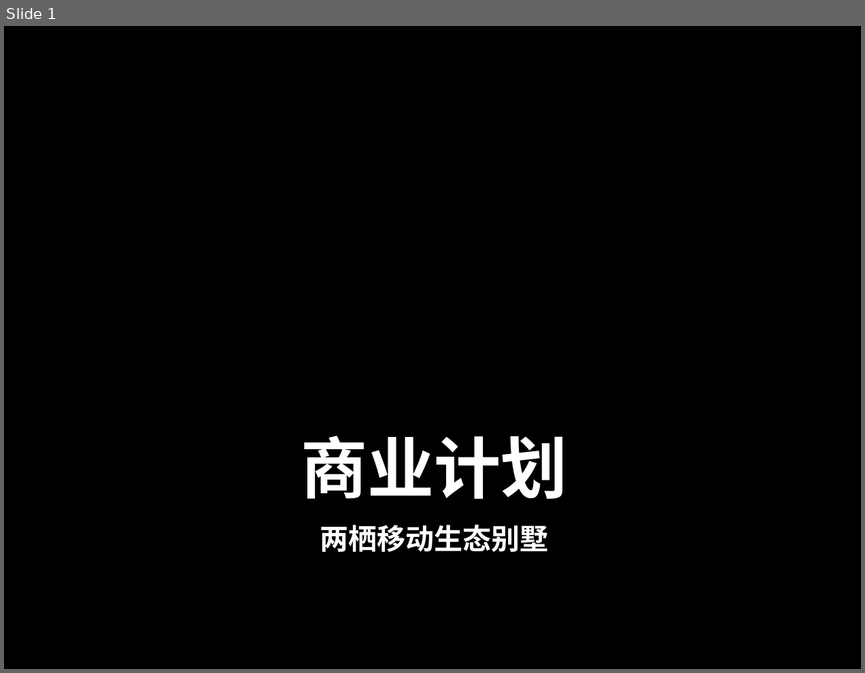
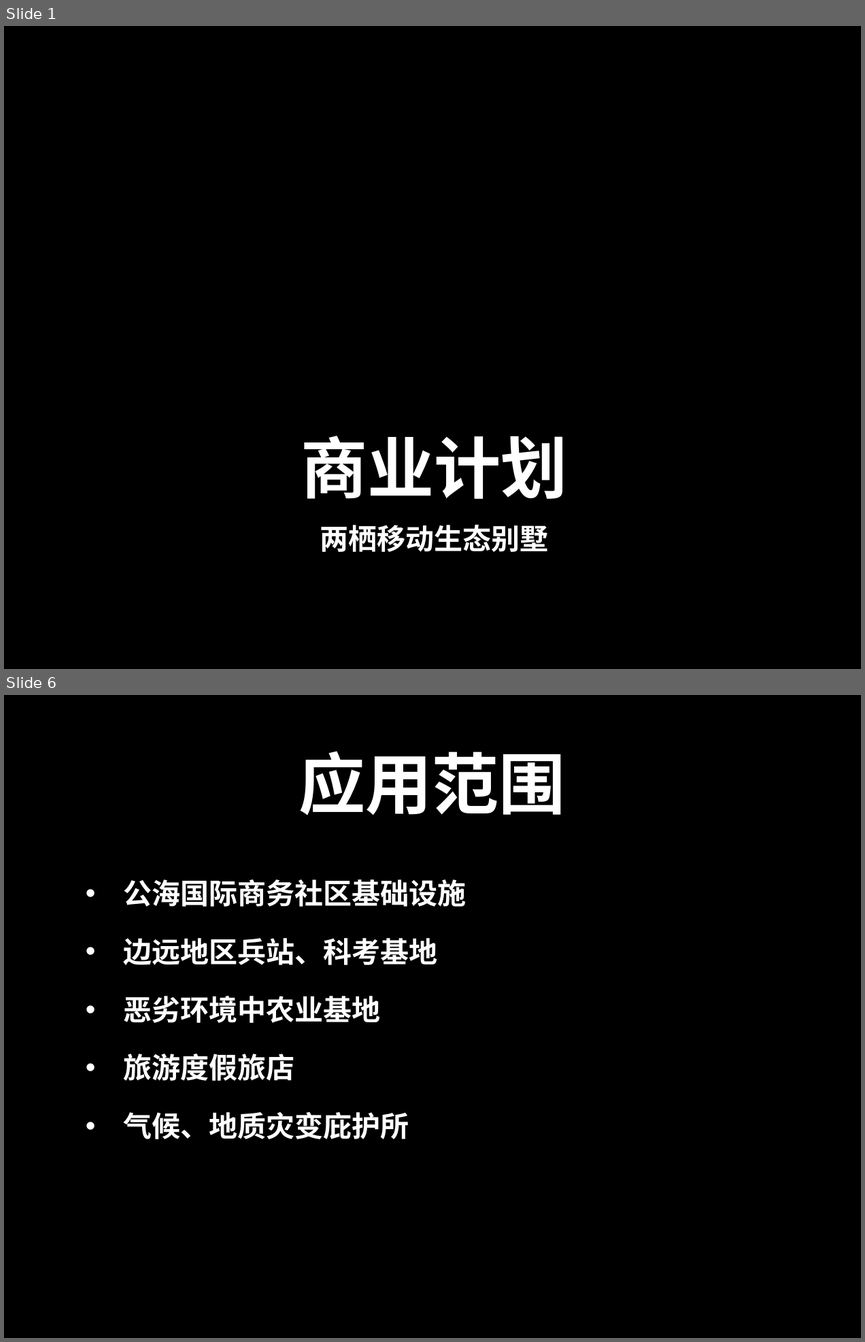
Before and after one commit to mxx/zbasu-la-eden, a slide deck: bp.pptx. Shown one above the other, each under a label of ours: slide 1 before the commit, slides 1 and 6 after it; the slides between them are not shown. The pictures are 865x673 and 865x1342 pixels, drawn with LibreOffice and Linux fonts; fonts in the diff are those of the drawing; background and template pictures are left out. Boxes give left, top, right and bottom in pixels: in the first picture for what was removed or moved away, otherwise in the second. Text is boxed around its words. In the diff, an @@ line names an element or a change of style, - is before the commit and + after.

```diff
--- a/bp.pptx
+++ b/bp.pptx
@@ slide 6 added at (4,695,861,1338), background picture (left out) @@
@@ title added at (299,751,566,815), 56 pt, text #FFFFFF, bold @@
+应用范围
@@ text added at (124,879,466,1139), 24 pt, text #FFFFFF, bold @@
+• 公海国际商务社区基础设施
+• 边远地区兵站、科考基地
+• 恶劣环境中农业基地
+• 旅游度假旅店
+• 气候、地质灾变庇护所
```
Also in this commit, not shown: 6 other slides added, 1 slide removed.
